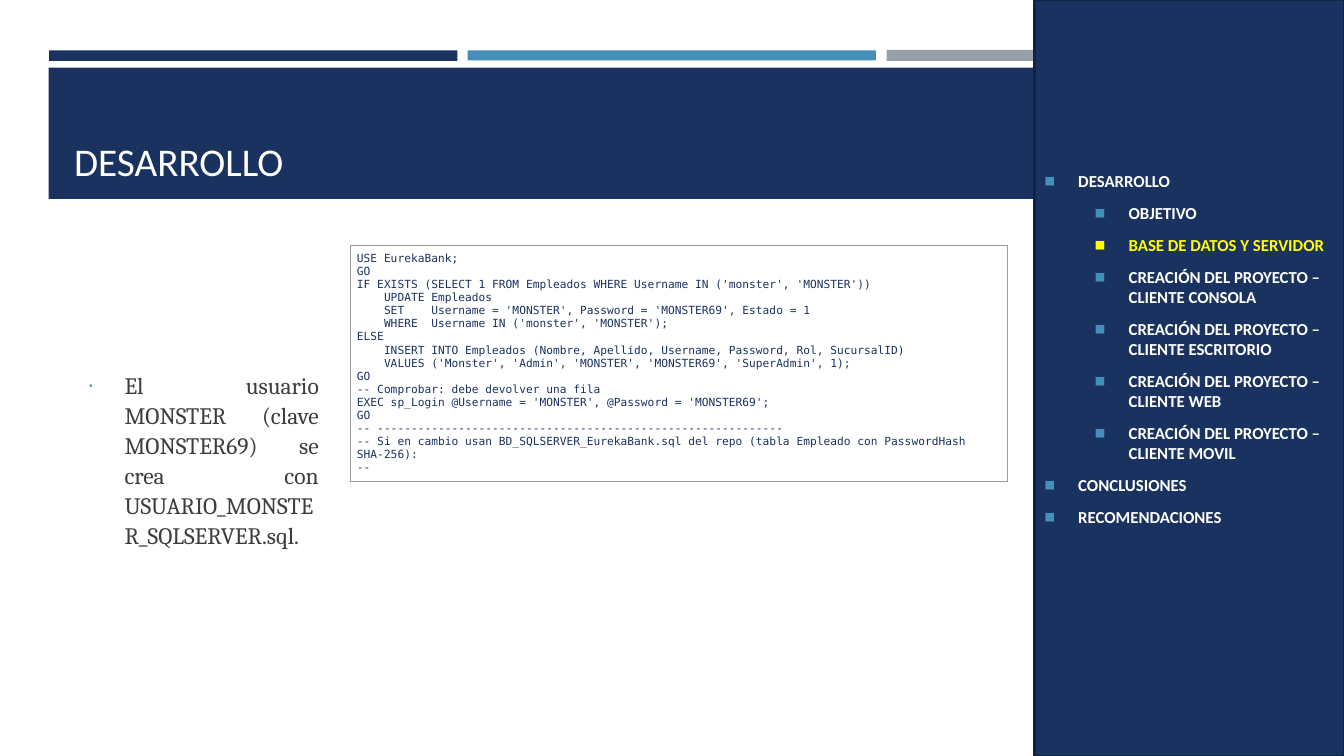
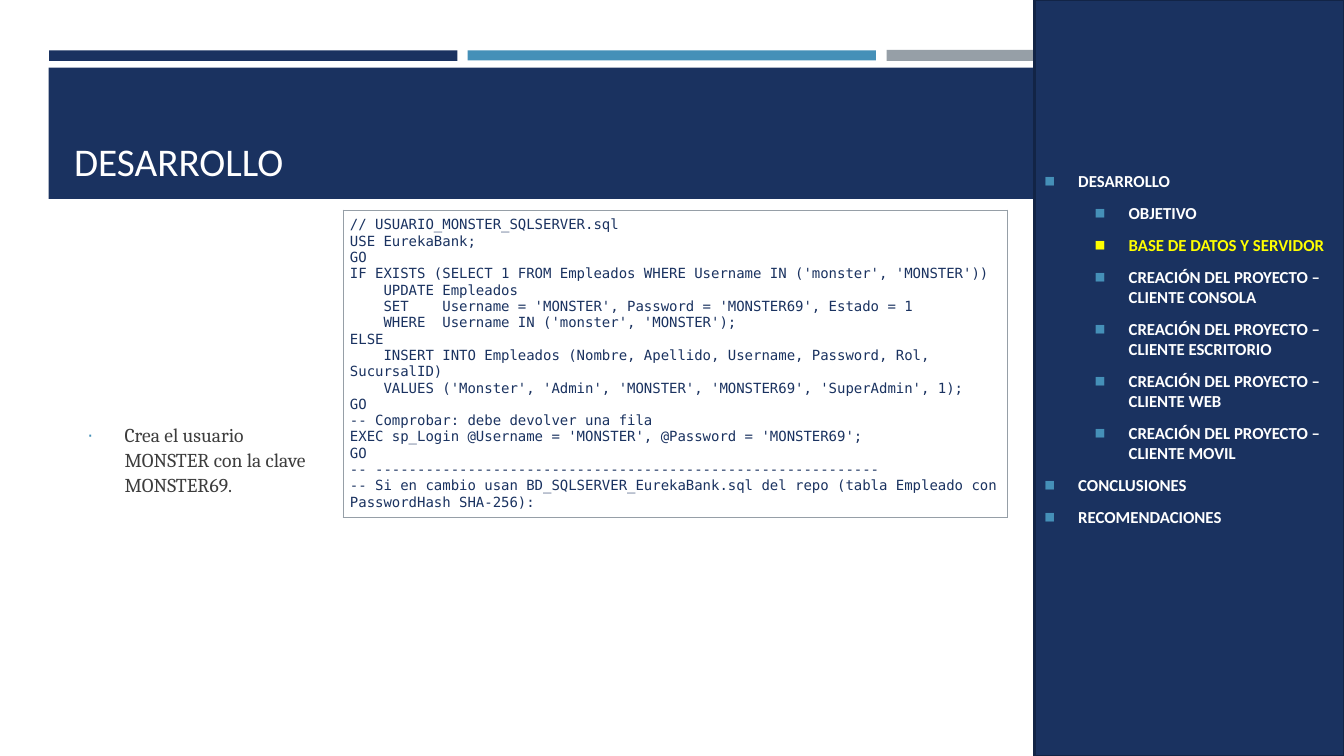
Before and after one commit to MATEOCAIZA/TG.1.2.-PAO202651_EUREKA_BDD_LOCAL_SOAP_DOTNET_NRC36884_GR06, a slide deck: slide 5 of 05. DOCUMENTACION/PRESENTACION TG.1.2. EUREKABANK SOAP con BDD LOCAL en .NET GR06.pptx. Drawn at 1344x756 pixels with LibreOffice and Linux fonts; fonts in the diff are those of the drawing. Boxes give left, top, right and bottom in pixels: in the first picture for what was removed or moved away, otherwise in the second. Text is boxed around its words. In the diff, an @@ line names an element or a change of style, - is before the commit and + after.

```diff
--- a/05. DOCUMENTACION/PRESENTACION TG.1.2. EUREKABANK SOAP con BDD LOCAL en .NET GR06.pptx
+++ b/05. DOCUMENTACION/PRESENTACION TG.1.2. EUREKABANK SOAP con BDD LOCAL en .NET GR06.pptx
@@ table at (343,210,1008,513) @@
-row 1, column 1: USE EurekaBank; / GO / IF EXISTS (SELECT 1 FROM Empleados WHERE Username IN ('monster', 'MONSTER')) / UPDATE Empleados / SET Username = 'MONSTER', Password = 'MONSTER69', Estado = 1 / WHERE Username IN ('monster', 'MONSTER'); / ELSE / INSERT INTO Empleados (Nombre, Apellido, Username, Password, Rol, SucursalID) / VALUES ('Monster', 'Admin', 'MONSTER', 'MONSTER69', 'SuperAdmin', 1); / GO / -- Comprobar: debe devolver una fila / EXEC sp_Login @Username = 'MONSTER', @Password = 'MONSTER69'; / GO / -- ------------------------------------------------------------ / -- Si en cambio usan BD_SQLSERVER_EurekaBank.sql del repo (tabla Empleado con PasswordHash SHA-256): / --
+row 1, column 1: // USUARIO_MONSTER_SQLSERVER.sql / USE EurekaBank; / GO / IF EXISTS (SELECT 1 FROM Empleados WHERE Username IN ('monster', 'MONSTER')) / UPDATE Empleados / SET Username = 'MONSTER', Password = 'MONSTER69', Estado = 1 / WHERE Username IN ('monster', 'MONSTER'); / ELSE / INSERT INTO Empleados (Nombre, Apellido, Username, Password, Rol, SucursalID) / VALUES ('Monster', 'Admin', 'MONSTER', 'MONSTER69', 'SuperAdmin', 1); / GO / -- Comprobar: debe devolver una fila / EXEC sp_Login @Username = 'MONSTER', @Password = 'MONSTER69'; / GO / -- ------------------------------------------------------------ / -- Si en cambio usan BD_SQLSERVER_EurekaBank.sql del repo (tabla Empleado con PasswordHash SHA-256):
@@ table: place and size @@
-table at (350,245,1008,469)
+table at (343,210,1008,513)
@@ text at (125,428,306,492): text changed; size 16.8 to 14 pt @@
-∙ El usuario MONSTER (clave MONSTER69) se crea con USUARIO_MONSTER_SQLSERVER.sql.
+∙ Crea el usuario MONSTER con la clave MONSTER69.
```
Also in this commit, not shown: 21 other slides changed, 3 other files.
